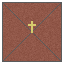
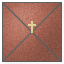
Revision of a layered 64 x 64 image; what changed, layer by layer:
painted on "Hue/Saturation 1" over [2, 2, 61, 61]
added layer "Layer 3" (10%) above "Layer 4" over [2, 2, 64, 64]
